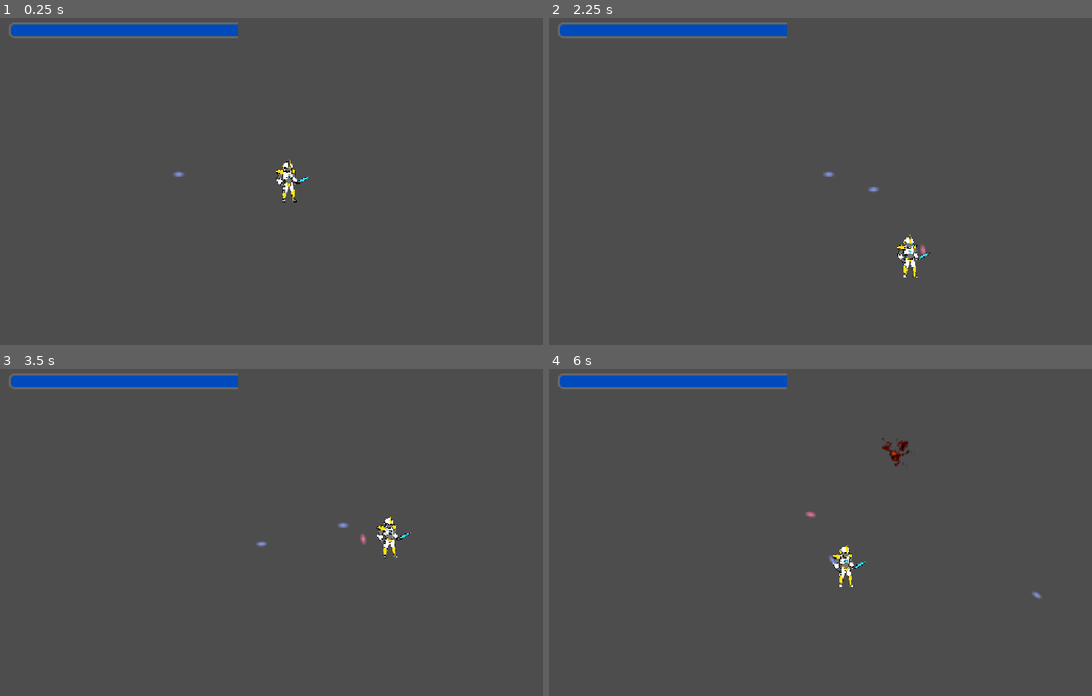
Above: before the commit, frames 1-4 (two rows, left to right).
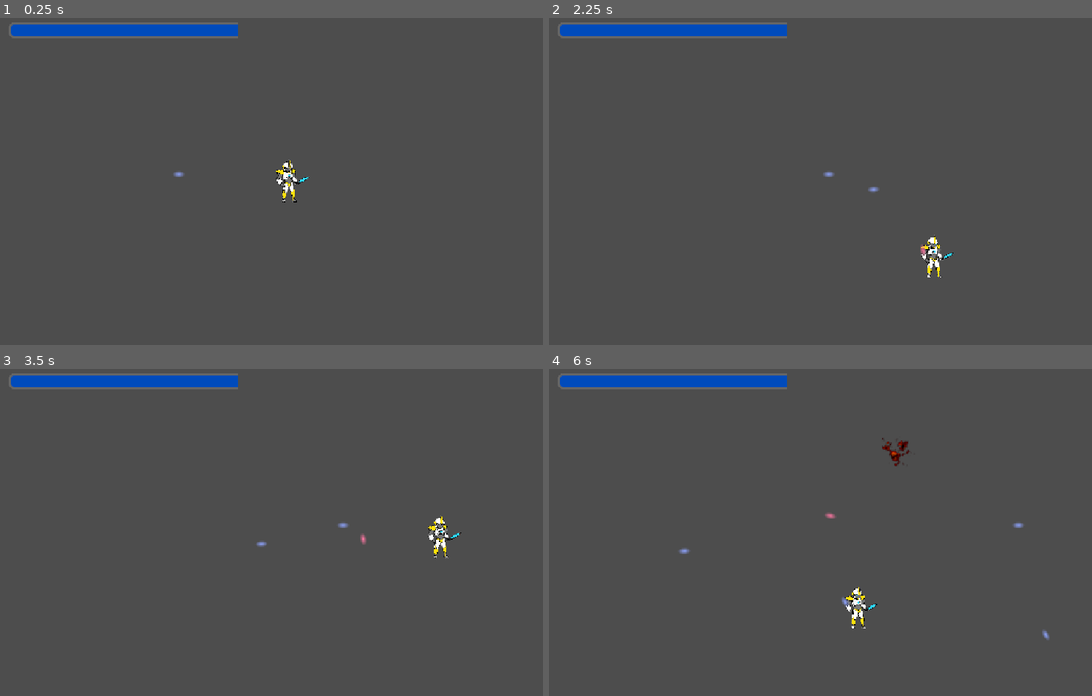
Above: after the commit, the same moments.

Repository: Thechi2000/ogj-2025
Game: Godot game, scene res://nodes/levels/level1/level1.tscn
Two runs of this game, one before a commit and one after it. Both use one fixed random seed, a clock stepped at 60 frames per second and the inputs below. The engine's default icon, where the game draws it, is replaced by a stand-in: a white triangle on a blue panel in a dark square.
Inputs (mouse positions are in pixels of both pictures, inside the frame that each line leads up to):
- Up to frame 1 (0.25 s): no input
- Up to frame 2 (2.25 s): tap Enter at 0.5 s; move the mouse to (967, 165) at 0.52 s; hold D (move_right) 0.53-1.28 s; tap R (use_body_module) at 0.6 s; move the mouse to (722, 197) at 1.27 s; hold S (move_down) 1.28-2.03 s; click (722, 197) at 1.35 s; move the mouse to (896, 109) at 2.02 s; hold D (move_right) from 2.03 s (still down); right-click (896, 109) at 2.1 s
- Up to frame 3 (3.5 s): move the mouse to (260, 597) at 2.77 s; release D (move_right) at 2.78 s; hold W (move_up) from 2.78 s (still down); tap R (use_body_module) at 2.85 s
- Up to frame 4 (6 s): move the mouse to (1015, 581) at 3.52 s; release W (move_up) at 3.53 s; hold A (move_left) 3.53-5.03 s; click (1015, 581) at 3.6 s; move the mouse to (663, 483) at 4.27 s; right-click (663, 483) at 4.35 s; move the mouse to (869, 532) at 5.02 s; hold S (move_down) 5.03-5.78 s; tap R (use_body_module) at 5.1 s; move the mouse to (755, 450) at 5.77 s; hold D (move_right) from 5.78 s (still down); click (755, 450) at 5.85 s

The runs differ from the first frame. In frame 2, 0.6% of the frame differs, in the area x 64-75%, y 66-80%; in frame 3, 0.6%; in frame 4, 0.8%, in the area x 23-93%, y 43-83%.

Commit message:
fix: further improve collision layers

Diff:
--- a/nodes/enemies/base_enemy.tscn
+++ b/nodes/enemies/base_enemy.tscn
@@ -26,3 +26,5 @@
 debug_enabled = true
 
 [node name="ProjectileGun" parent="." instance=ExtResource("3_mdrqj")]
+collision_layer = 4
+collision_mask = 16
--- a/nodes/enemies/weapons/projectile_gun.gd
+++ b/nodes/enemies/weapons/projectile_gun.gd
@@ -3,6 +3,8 @@
 @onready var raycast := $RayCast2D
 @export var cooldown := 1.0
 @export var damage := 10.0
+@export_flags_2d_physics var collision_layer: int
+@export_flags_2d_physics var collision_mask: int
 
 var can_fire := true
 
@@ -25,5 +27,7 @@
 	projectile.direction = (target - global_position).normalized() * 1000.0
 	projectile.global_position = global_position
 	projectile.look_at(target)
+	projectile.collision_mask = collision_mask
+	projectile.collision_layer = collision_layer
 	get_tree().current_scene.add_child(projectile)
 	get_tree().create_timer(cooldown).timeout.connect(func(): can_fire = true)
--- a/nodes/levels/level1/level1.tscn
+++ b/nodes/levels/level1/level1.tscn
@@ -15,9 +15,8 @@
 
 [node name="Level1" type="Node2D"]
 
-[node name="Player" parent="." node_paths=PackedStringArray("hud") instance=ExtResource("1_pja0f")]
+[node name="Player" parent="." instance=ExtResource("1_pja0f")]
 position = Vector2(2, -3)
-hud = NodePath("../HUD")
 
 [node name="HUD" parent="." instance=ExtResource("2_eavc5")]
 
--- a/nodes/modules/gun/gun.gd
+++ b/nodes/modules/gun/gun.gd
@@ -2,7 +2,8 @@
 
 @export var DAMAGE := 10.0
 @export var FIRING_DIR := Vector2.RIGHT*100.0
-@export_flags_2d_physics var collision_mask
+@export_flags_2d_physics var collision_layer: int
+@export_flags_2d_physics var collision_mask: int
 
 func cooldown():
 	return 0.2
@@ -13,5 +14,6 @@
 	new_projectile.direction = FIRING_DIR.rotated(self.rotation)
 	new_projectile.rotation = self.global_rotation
 	new_projectile.position = self.global_position
-	new_projectile.set_collision_mask_value(collision_mask, true)
+	new_projectile.collision_layer = collision_layer
+	new_projectile.collision_mask = collision_mask
 	get_tree().current_scene.add_child(new_projectile)
--- a/nodes/modules/gun/gun.tscn
+++ b/nodes/modules/gun/gun.tscn
@@ -4,4 +4,5 @@
 
 [node name="Gun" type="Node2D"]
 script = ExtResource("1_opwvb")
+collision_layer = 2
 collision_mask = 8
--- a/nodes/modules/missile_launcher/missile/missile.tscn
+++ b/nodes/modules/missile_launcher/missile/missile.tscn
@@ -14,6 +14,7 @@
 shader_parameter/Vector2Parameter = Vector2(20, 10)
 
 [node name="CharacterBody2D" type="CharacterBody2D"]
+collision_layer = 0
 collision_mask = 9
 script = ExtResource("1_53plf")
 
--- a/nodes/player/player.gd
+++ b/nodes/player/player.gd
@@ -2,7 +2,7 @@
 extends CharacterBody2D
 
 @export var speed = 200 # How fast the player will move (pixels/sec).
-@export var hud: HUD
+@onready var hud: HUD = $HUD
 
 var modules: Dictionary
 
--- a/nodes/player/player.tscn
+++ b/nodes/player/player.tscn
@@ -1,7 +1,8 @@
-[gd_scene load_steps=5 format=3 uid="uid://dn14ksjaxt3c0"]
+[gd_scene load_steps=6 format=3 uid="uid://dn14ksjaxt3c0"]
 
 [ext_resource type="Script" uid="uid://bx7gjrlqel2pw" path="res://nodes/player/player.gd" id="1_khfle"]
 [ext_resource type="Texture2D" uid="uid://c7oxaepmusdrm" path="res://arts/tests.png" id="2_fn53c"]
+[ext_resource type="PackedScene" uid="uid://cflojjvvf07hu" path="res://nodes/hud/HUD.tscn" id="3_fn53c"]
 
 [sub_resource type="SpriteFrames" id="SpriteFrames_4raw8"]
 animations = [{
@@ -30,3 +31,5 @@
 [node name="CollisionShape2D" type="CollisionShape2D" parent="."]
 position = Vector2(-9, 4)
 shape = SubResource("CapsuleShape2D_khfle")
+
+[node name="HUD" parent="." instance=ExtResource("3_fn53c")]
